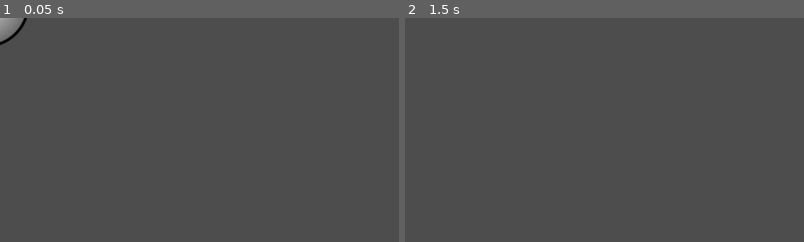
Above: before the commit, frames 1-2 (left to right).
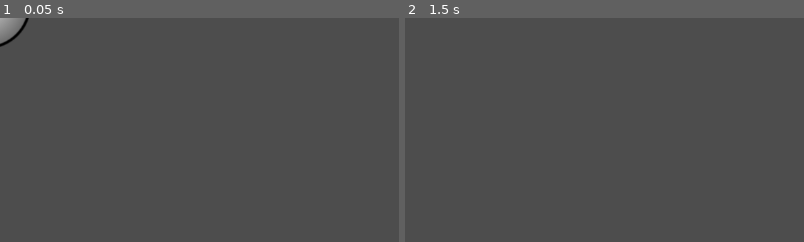
Above: after the commit, the same moments.

Repository: Cascachu/OrbCombat
Game: Godot game, scene res://Fighters/sword_orb.tscn
The game is run twice, just before and just after one commit, with the same random seed, the same clock (stepped at 60 frames per second) and the same inputs. This scene is started directly instead of the project's main scene.
Inputs:
- Up to frame 1 (0.05 s): no input
- Up to frame 2 (1.5 s): tap Enter at 0.5 s; tap Space at 1.25 s
The pictures show only the part of the screen within x 0-50%, y 0-50%; the shares and areas given below are measured in that part.

The runs differ from the first frame. In frame 1, 0.2% of the frame differs, in the area x 0-8%, y 0-13%; in frame 2, nothing differs.

Commit message:
balance: orb speeds
modified each orb to have custom speeds

Diff:
--- a/Fighters/boom_orb.gd
+++ b/Fighters/boom_orb.gd
@@ -14,6 +14,7 @@
 	max_health = 100
 	damage = 5
 	size = 1.2
+	speed = 600
 	super._ready()
 
 func use_ability(target):
--- a/Fighters/fire_orb.gd
+++ b/Fighters/fire_orb.gd
@@ -4,6 +4,7 @@
 	max_health = 100
 	damage = 0
 	size = 0.9
+	speed = 700
 	super._ready()
 
 func use_ability(target):
--- a/Fighters/ice_orb.gd
+++ b/Fighters/ice_orb.gd
@@ -3,6 +3,7 @@
 	max_health = 100
 	damage = 6
 	size = 1.1
+	speed = 650
 	super._ready()
 
 func use_ability(target):
--- a/Fighters/puffer_orb.gd
+++ b/Fighters/puffer_orb.gd
@@ -37,6 +37,7 @@
 	puffed = true
 	puff_timer = 0.0
 	damage = 15
+	speed = 450
 	$Sprite2D.texture = puff_texture
 	scale = Vector2(2.0, 2.0)
 	print(name, " puffed up!")
@@ -45,6 +46,7 @@
 	puffed = false
 	cooldown_timer = PUFF_COOLDOWN
 	damage = normal_damage
+	speed = 600
 	$Sprite2D.texture = normal_texture
 	scale = Vector2(normal_size, normal_size)
 	print(name, " deflated!")
--- a/Fighters/slime_orb.gd
+++ b/Fighters/slime_orb.gd
@@ -9,14 +9,17 @@
 			max_health = 100
 			damage = 8
 			size = 1.2
+			speed = 450
 		1: #medium
 			max_health = 50
 			damage = 4
 			size = 1.0
+			speed = 600
 		2: #small
 			max_health = 25
 			damage = 2
 			size = 0.6
+			speed = 750
 	super._ready()
 
 func use_ability(target):
--- a/Fighters/sword_orb.gd
+++ b/Fighters/sword_orb.gd
@@ -4,6 +4,7 @@
 	max_health = 100
 	damage = 5
 	size = 1.0
+	speed = 550
 	super._ready()
 
 func use_ability(target):
